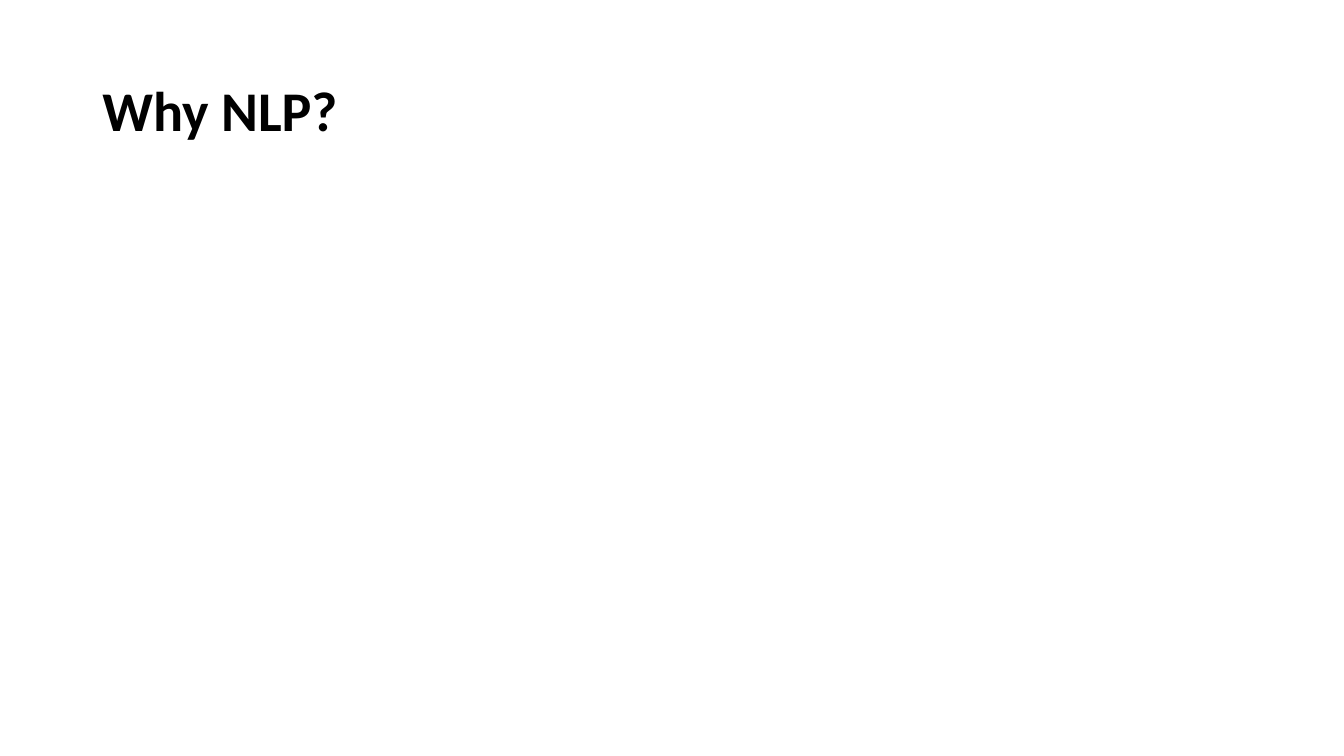
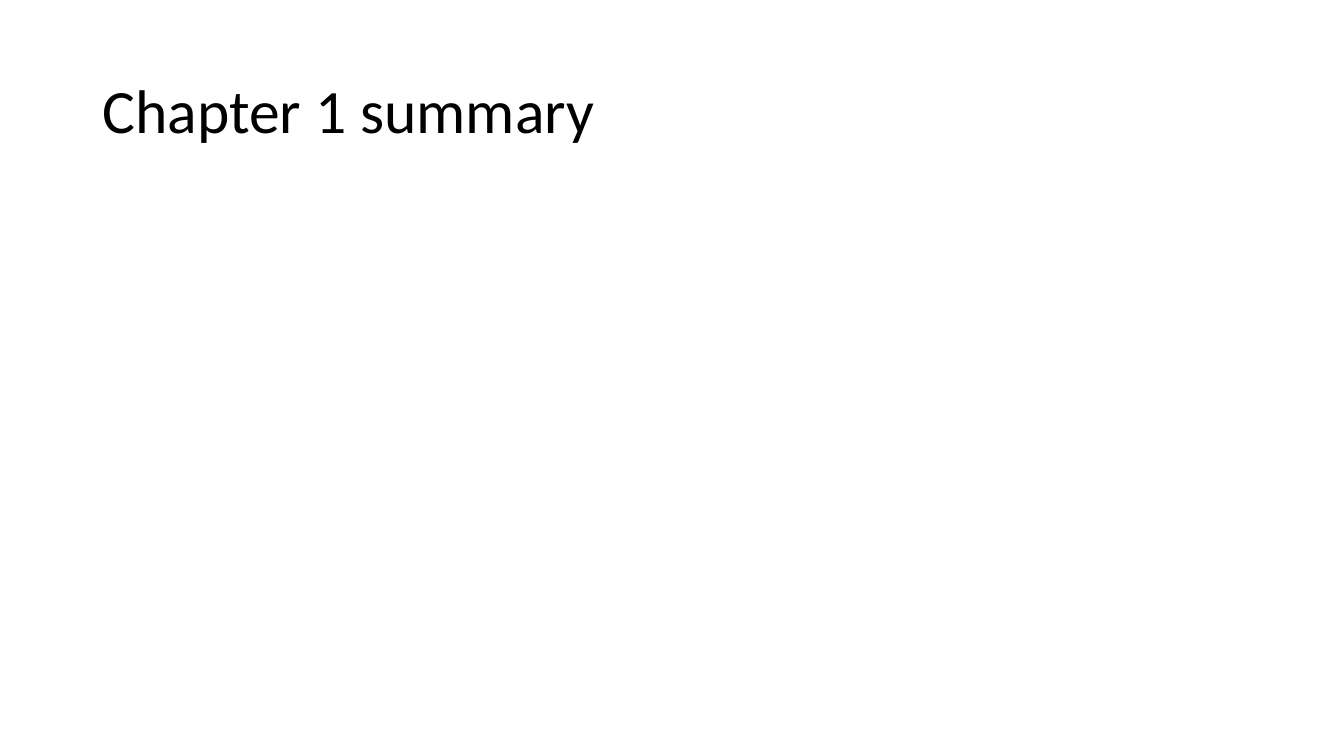
Before and after one commit to YeabinMoonEcon/BUS211, a slide deck: slide 30 of BUS243_NLP/lecture_notes/Lecture1.pptx. Drawn at 1344x756 pixels with LibreOffice and Linux fonts; fonts in the diff are those of the drawing. Boxes give left, top, right and bottom in pixels: in the first picture for what was removed or moved away, otherwise in the second. Text is boxed around its words. In the diff, an @@ line names an element or a change of style, - is before the commit and + after.

Commit message:
4
4

```diff
--- a/BUS243_NLP/lecture_notes/Lecture1.pptx
+++ b/BUS243_NLP/lecture_notes/Lecture1.pptx
@@ title at box(102, 90, 594, 143): text changed; size 40 to 44 pt; bold off @@
-Why NLP?
+Chapter 1 summary
```
